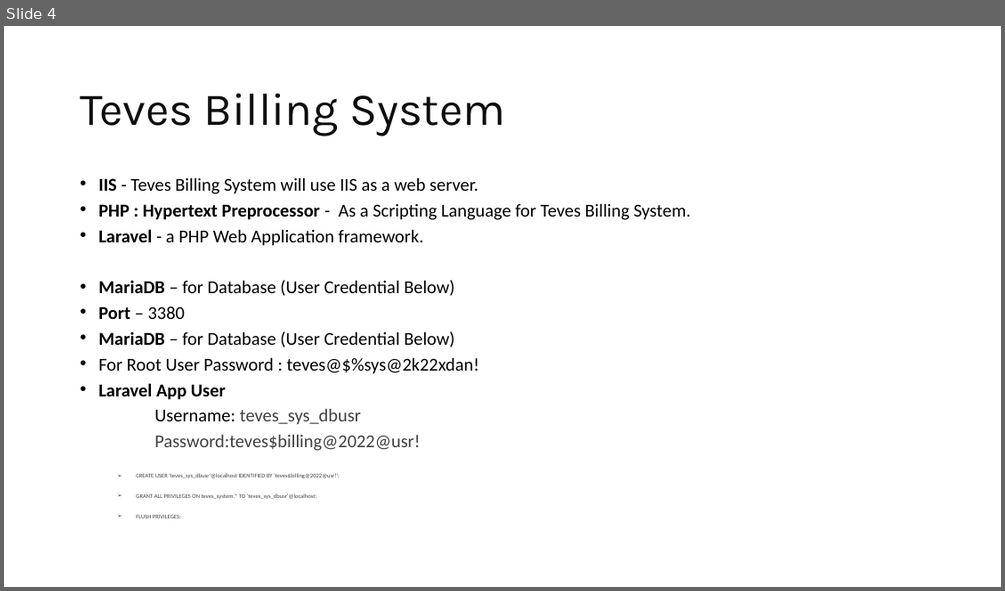
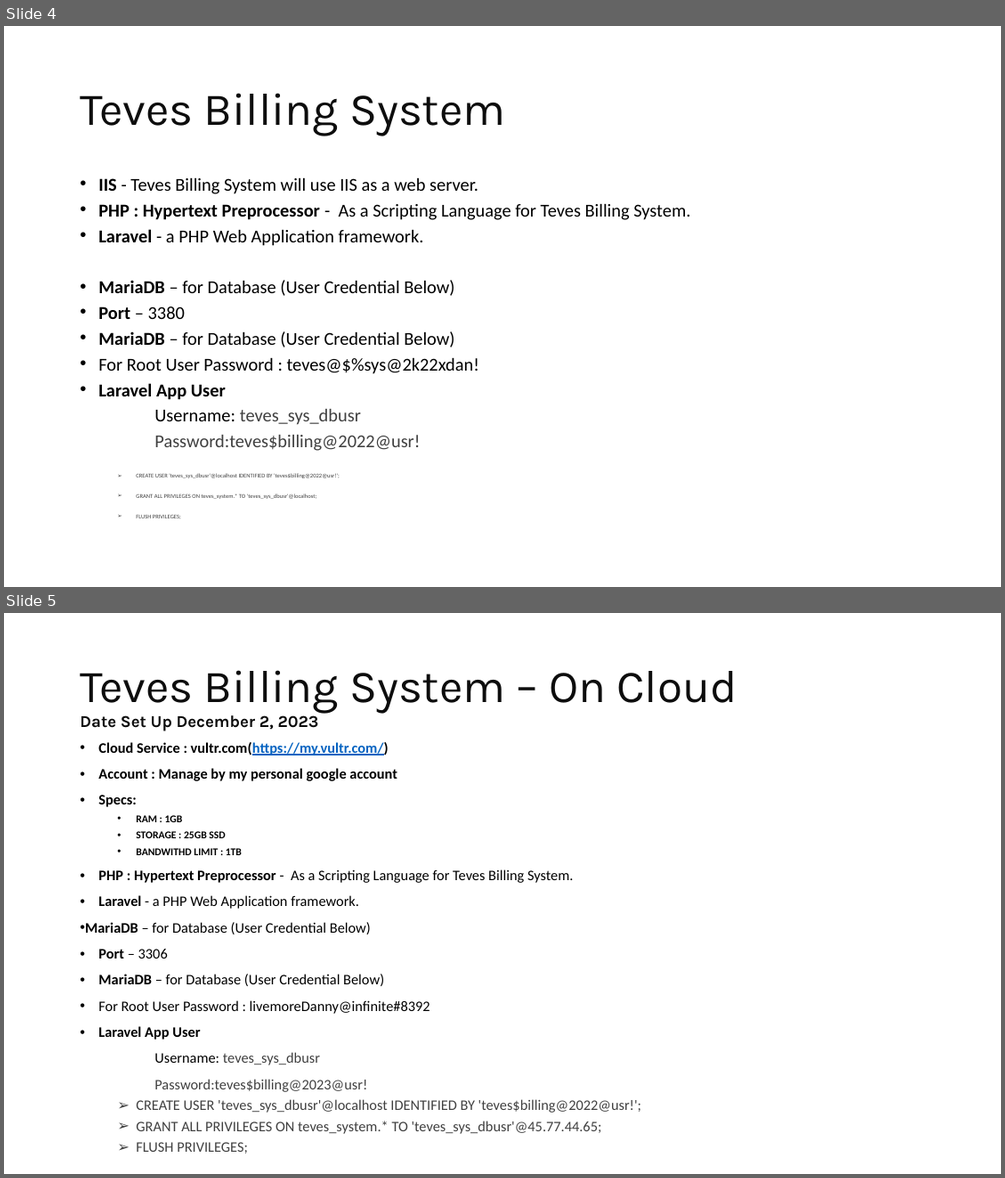
Before and after one commit to baluyotdaniloangelo/Teves_Billing_System, a slide deck: Documents/Teves Documentation.pptm. Shown one above the other, each under a label of ours: slide 4 before the commit, slides 4 and 5 after it. The pictures are 1005x591 and 1005x1178 pixels, drawn with LibreOffice and Linux fonts; fonts in the diff are those of the drawing. Boxes give left, top, right and bottom in pixels: in the first picture for what was removed or moved away, otherwise in the second. Text is boxed around its words. In the diff, an @@ line names an element or a change of style, - is before the commit and + after.

Commit message:
teves cloud

```diff
--- a/Documents/Teves Documentation.pptm
+++ b/Documents/Teves Documentation.pptm
@@ slide 5 added at [4,613,1001,1174], background #FFFFFF @@
@@ title added at [80,670,736,731], 44 pt, text #0D0D0D @@
+Teves Billing System – On Cloud
+Date Set Up December 2, 2023
@@ text added at [85,742,641,1153], 14 pt, text #000000 @@
+• Cloud Service : vultr.com(https://my.vultr.com/)
+• Account : Manage by my personal google account
+• Specs:
+  • RAM : 1GB
+  • STORAGE : 25GB SSD
+  • BANDWITHD LIMIT : 1TB
+• PHP : Hypertext Preprocessor - As a Scripting Language for Teves Billing System.
+• Laravel - a PHP Web Application framework.
+• MariaDB – for Database (User Credential Below)
+• Port – 3306
+• MariaDB – for Database (User Credential Below)
+• For Root User Password : livemoreDanny@infinite#8392
+• Laravel App User
+Username: teves_sys_dbusr
+Password:teves$billing@2023@usr!
+  ➢ CREATE USER 'teves_sys_dbusr'@localhost IDENTIFIED BY 'teves$billing@2022@usr!';
+  ➢ GRANT ALL PRIVILEGES ON teves_system.* TO 'teves_sys_dbusr'@45.77.44.65;
+  ➢ FLUSH PRIVILEGES;
```
Also in this commit, not shown: 3 other files.
